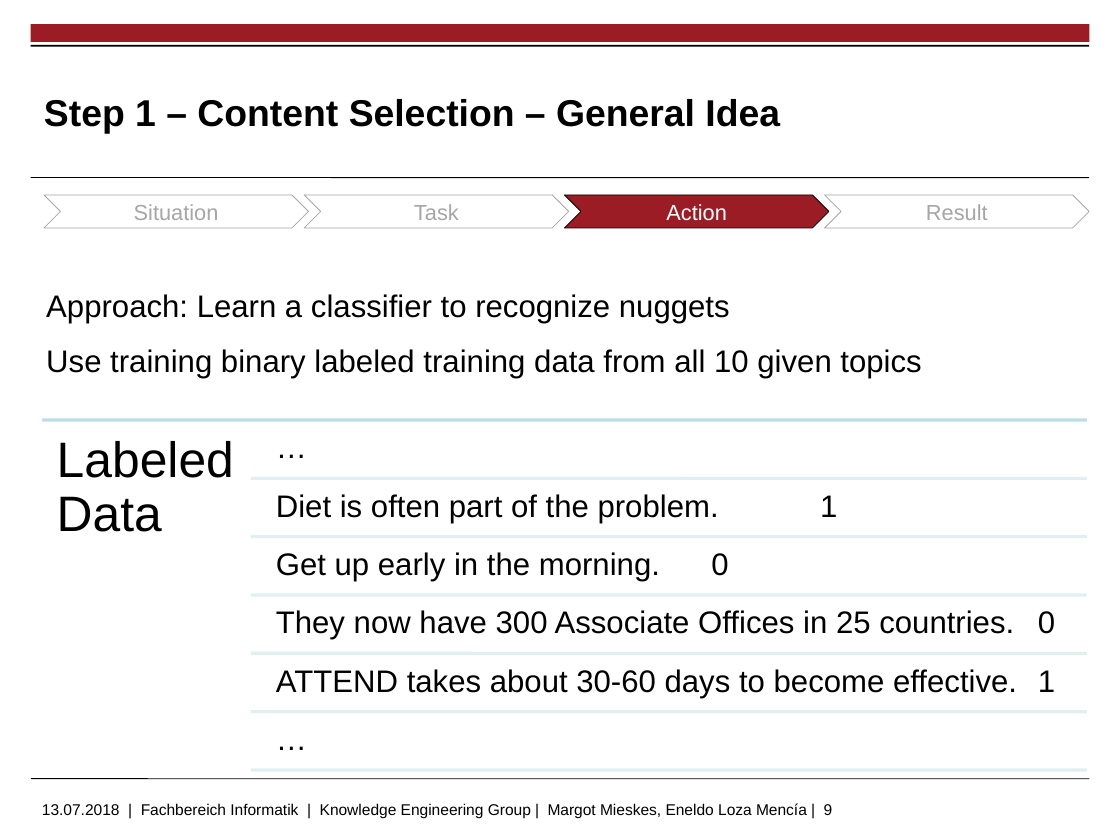
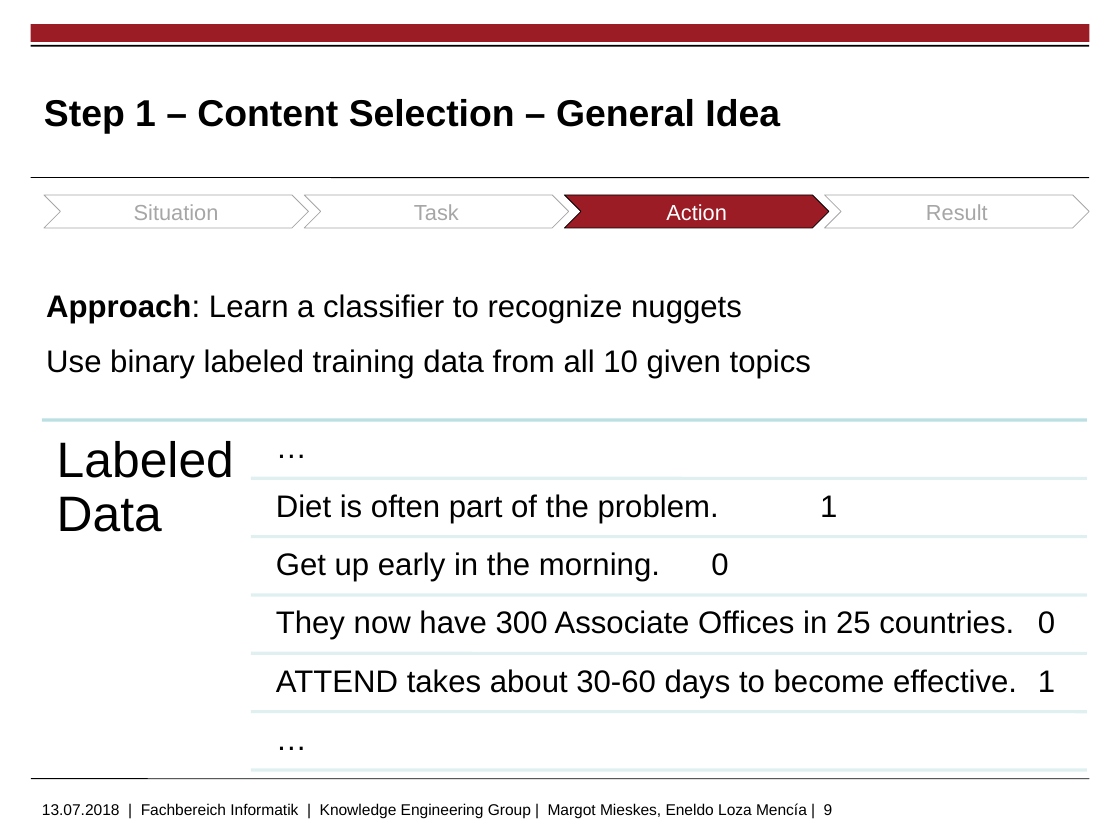
Before and after one commit to markushoehn/Auto_TextSum, a slide deck: slide 9 of presentation/20180713 Gruppe 5 - final.pptx. Drawn at 1120x840 pixels with LibreOffice and Linux fonts; fonts in the diff are those of the drawing; background and template pictures are left out. Boxes give left, top, right and bottom in pixels: in the first picture for what was removed or moved away, otherwise in the second. Text is boxed around its words. In the diff, an @@ line names an element or a change of style, - is before the commit and + after.

```diff
--- a/presentation/20180713 Gruppe 5 - final.pptx
+++ b/presentation/20180713 Gruppe 5 - final.pptx
@@ text at (46, 294, 742, 323): bold on in "Approach:" @@
@@ text at (46, 349, 811, 378): text changed @@
-Use training binary labeled training data from all 10 given topics
+Use binary labeled training data from all 10 given topics
```
Also in this commit, not shown: 7 other slides changed, 6 other files.
